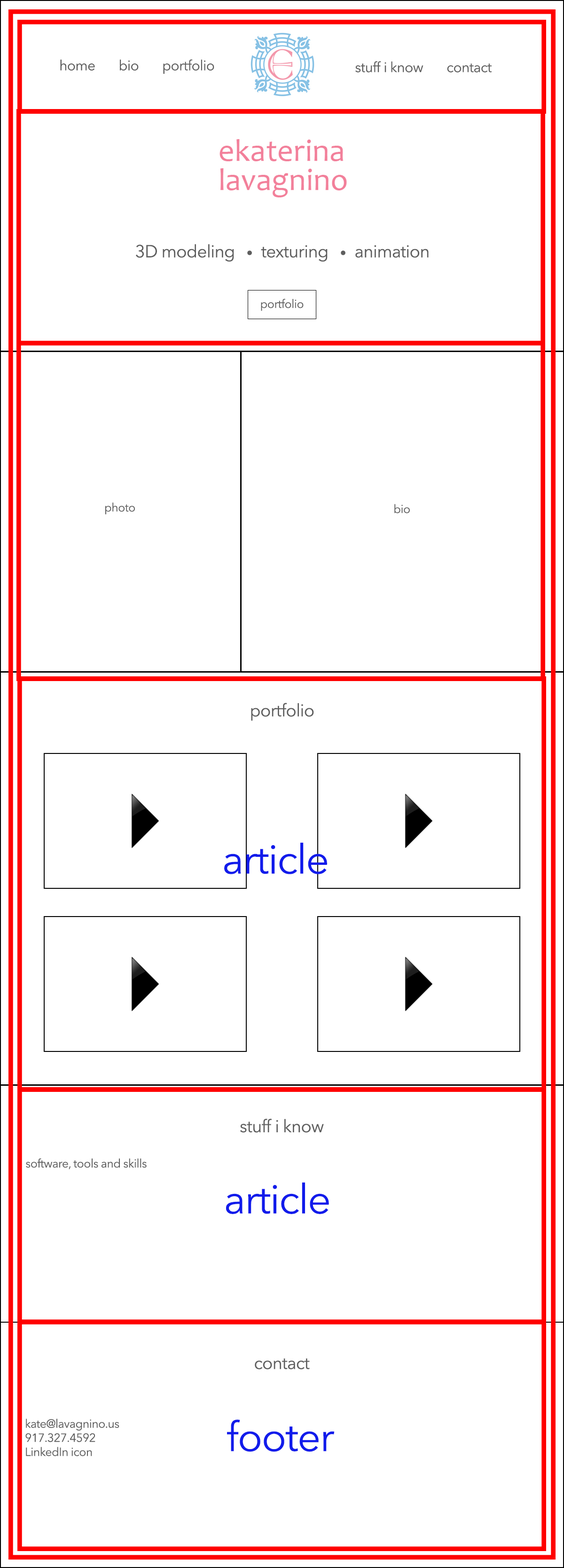
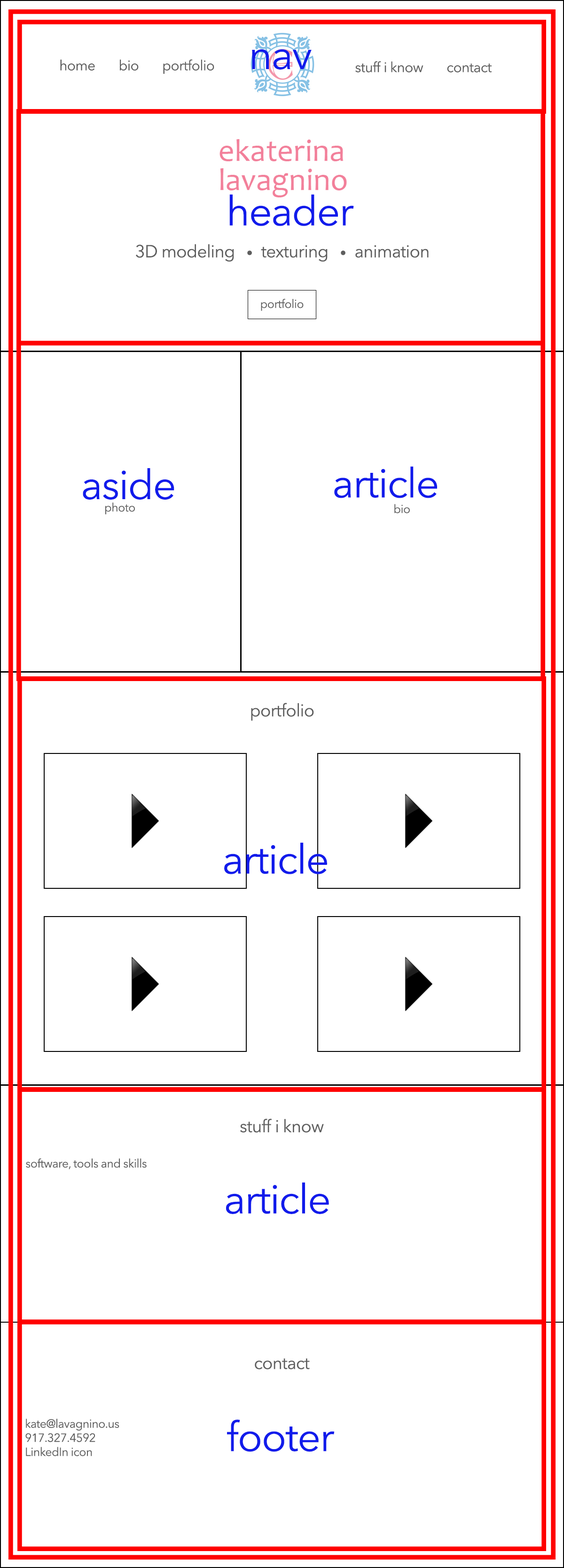
Layer changes from the first 564x1568 image to the second:
added layer "aside" above "article" over [82, 468, 175, 500]
added layer "header" above "nav" over [229, 194, 354, 227]
added layer "nav" above "article" over [251, 49, 312, 70]
added layer "article" (3rd of 3) above "Background" over [334, 466, 438, 499]
